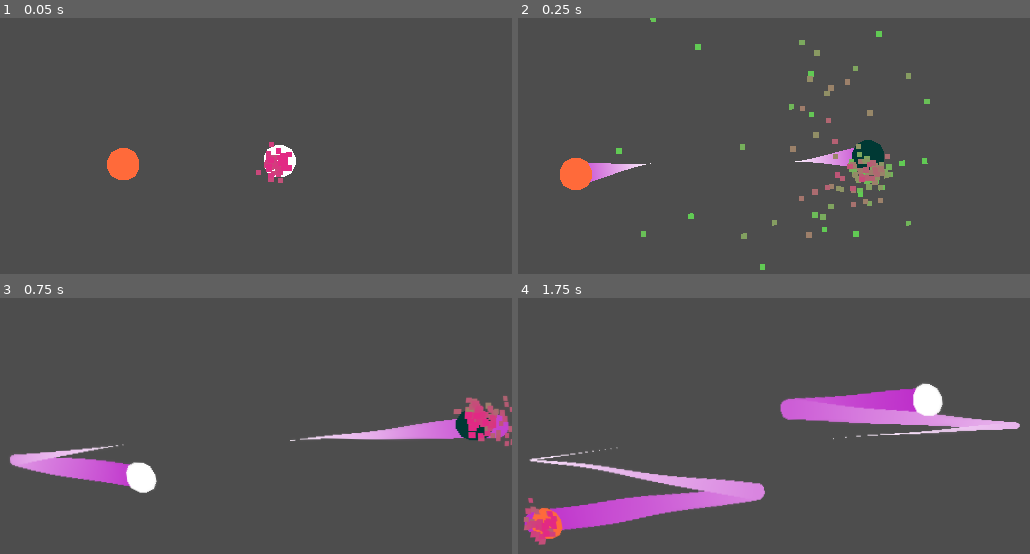
Above: before the commit, frames 1-4 (two rows, left to right).
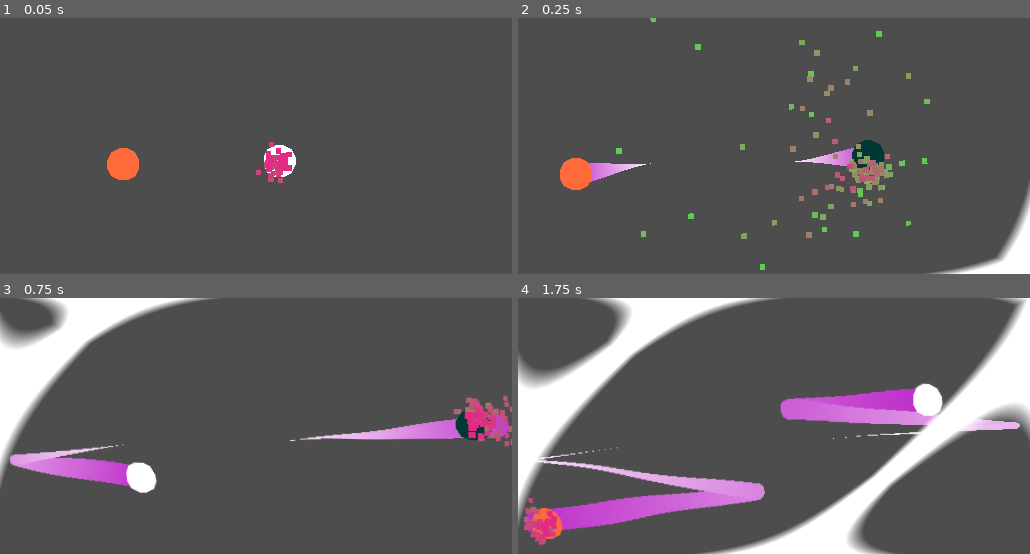
Above: after the commit, the same moments.

Repository: CodyI20/Godot-effects
Game: Godot game, scene res://Scenes/game.tscn
The game is run twice, just before and just after one commit, with the same random seed, the same clock (stepped at 60 frames per second) and the same inputs.
Inputs:
- Up to frame 1 (0.05 s): no input
- Up to frame 2 (0.25 s): no input
- Up to frame 3 (0.75 s): no input
- Up to frame 4 (1.75 s): no input

Frame 1 is identical in both runs. In frame 2, 1.6% of the frame differs, in the area x 79-100%, y 64-100%; in frame 3, 7.7%; in frame 4, 20%, in the area x 0-100%, y 0-100%.

Commit message:
New shader effect
- Added the shiny effect to a color rect's material and made into a scene of its own
- Added logic for instantiating the color rect when a ball hits a tile and then freeing it from the memory after its animation is done playing
- Set the material's resource "Local to scene" to true to allow the effect to play on each individual instance separately

Diff:
--- a/Art/Shaders/shine.gdshader
+++ b/Art/Shaders/shine.gdshader
@@ -12,6 +12,7 @@
 uniform float Position_Max = 0.5;
 uniform float Alpha : hint_range(0, 1) = 1;
 uniform sampler2D surface: source_color;
+uniform float progress : hint_range(0.0, 1.1, 0.01) = 0.0;
 
 vec2 rotate_uv(vec2 uv, vec2 center, float rotation, bool use_degrees){
 		float _angle = rotation;
@@ -40,13 +41,19 @@
 		remapped_position = Position_Min + output_range * Position;
 	}
 
-	float remapped_time = TIME * Speed + remapped_position;
-	remapped_time = fract(remapped_time);
+	//float remapped_time = TIME * Speed + remapped_position;
+	//remapped_time = fract(remapped_time);
+	//{
+		//remapped_time = -2.0 + 4.0 * remapped_time;
+	//}
+	float remapped_progress = progress * Speed + remapped_position;
+	remapped_progress = fract(remapped_progress);
 	{
-		remapped_time = -2.0 + 4.0 * remapped_time;
+		remapped_progress = -2.5 + 3.0 * remapped_progress;
 	}
 
-	vec2 offset_uv = vec2(rotaded_uv.xy) + vec2(remapped_time, 0.0);
+	//vec2 offset_uv = vec2(rotaded_uv.xy) + vec2(remapped_time, 0.0);
+	vec2 offset_uv = vec2(rotaded_uv.xy) + vec2(remapped_progress, 0.0);
 	float line = vec3(offset_uv, 0.0).x;
 	line = abs(line);
 	line = gradient_to_edge * line;
--- /dev/null
+++ b/Scenes/Effects/shiny.tscn
@@ -0,0 +1,68 @@
+[gd_scene load_steps=6 format=3 uid="uid://dniye1fbph5eu"]
+
+[ext_resource type="Shader" path="res://Art/Shaders/shine.gdshader" id="1_van05"]
+
+[sub_resource type="ShaderMaterial" id="ShaderMaterial_w361r"]
+resource_local_to_scene = true
+shader = ExtResource("1_van05")
+shader_parameter/Line_Smoothness = 0.045
+shader_parameter/Line_Width = 0.09
+shader_parameter/Brightness = 3.0
+shader_parameter/Rotation_deg = 30.0
+shader_parameter/Distortion = 1.8
+shader_parameter/Speed = 0.7
+shader_parameter/Position = 0.0
+shader_parameter/Position_Min = 0.25
+shader_parameter/Position_Max = 0.5
+shader_parameter/Alpha = 1.0
+shader_parameter/progress = 0.0
+
+[sub_resource type="Animation" id="Animation_4rlda"]
+resource_name = "Shine"
+tracks/0/type = "value"
+tracks/0/imported = false
+tracks/0/enabled = true
+tracks/0/path = NodePath(".:material:shader_parameter/progress")
+tracks/0/interp = 1
+tracks/0/loop_wrap = true
+tracks/0/keys = {
+"times": PackedFloat32Array(0, 1),
+"transitions": PackedFloat32Array(1, 1),
+"update": 0,
+"values": [0.0, 1.1]
+}
+
+[sub_resource type="Animation" id="Animation_04n2b"]
+length = 0.001
+tracks/0/type = "value"
+tracks/0/imported = false
+tracks/0/enabled = true
+tracks/0/path = NodePath(".:material:shader_parameter/progress")
+tracks/0/interp = 1
+tracks/0/loop_wrap = true
+tracks/0/keys = {
+"times": PackedFloat32Array(0),
+"transitions": PackedFloat32Array(1),
+"update": 0,
+"values": [0.0]
+}
+
+[sub_resource type="AnimationLibrary" id="AnimationLibrary_uhtgd"]
+_data = {
+"RESET": SubResource("Animation_04n2b"),
+"Shine": SubResource("Animation_4rlda")
+}
+
+[node name="SHINY" type="ColorRect"]
+material = SubResource("ShaderMaterial_w361r")
+anchors_preset = 15
+anchor_right = 1.0
+anchor_bottom = 1.0
+grow_horizontal = 2
+grow_vertical = 2
+
+[node name="AnimationPlayer" type="AnimationPlayer" parent="."]
+libraries = {
+"": SubResource("AnimationLibrary_uhtgd")
+}
+autoplay = "Shine"
--- a/Scenes/game.tscn
+++ b/Scenes/game.tscn
@@ -1,10 +1,11 @@
-[gd_scene load_steps=12 format=3 uid="uid://d2uopcpeaxl8o"]
+[gd_scene load_steps=13 format=3 uid="uid://d2uopcpeaxl8o"]
 
 [ext_resource type="Script" path="res://Scripts/screen_shake.gd" id="1_oeu2d"]
 [ext_resource type="PackedScene" uid="uid://dy6iv0x8udb1v" path="res://Scenes/ball.tscn" id="2_u88ny"]
 [ext_resource type="PackedScene" uid="uid://8u50fc06u2ye" path="res://Scenes/tile.tscn" id="3_twn5j"]
 [ext_resource type="Shader" path="res://Art/Shaders/flash.gdshader" id="4_06u4l"]
 [ext_resource type="Shader" path="res://Art/Shaders/screen_ripple.gdshader" id="4_alt8s"]
+[ext_resource type="Script" path="res://Scripts/canvas_layer.gd" id="5_5s22u"]
 [ext_resource type="Script" path="res://Scripts/color_rect.gd" id="5_dji1p"]
 
 [sub_resource type="RectangleShape2D" id="RectangleShape2D_ar8xm"]
@@ -721,6 +722,7 @@
 
 [node name="CanvasLayer" type="CanvasLayer" parent="."]
 layer = 10
+script = ExtResource("5_5s22u")
 
 [node name="EFFECT #2 (Ripple)" type="ColorRect" parent="CanvasLayer"]
 material = SubResource("ShaderMaterial_qai06")
--- /dev/null
+++ b/Scripts/canvas_layer.gd
@@ -0,0 +1,14 @@
+extends CanvasLayer
+class_name MainCanvasLayer
+
+const SHINY = preload("res://Scenes/Effects/shiny.tscn")
+
+func _ready() -> void:
+	Events.ball_hit_tile.connect(spawn_shiny)
+
+func spawn_shiny() -> void:
+	var new_shiny_effect = SHINY.instantiate()
+	add_child(new_shiny_effect)
+	var shiny_animation_player = new_shiny_effect.get_child(0)
+	await shiny_animation_player.animation_finished
+	new_shiny_effect.queue_free()
